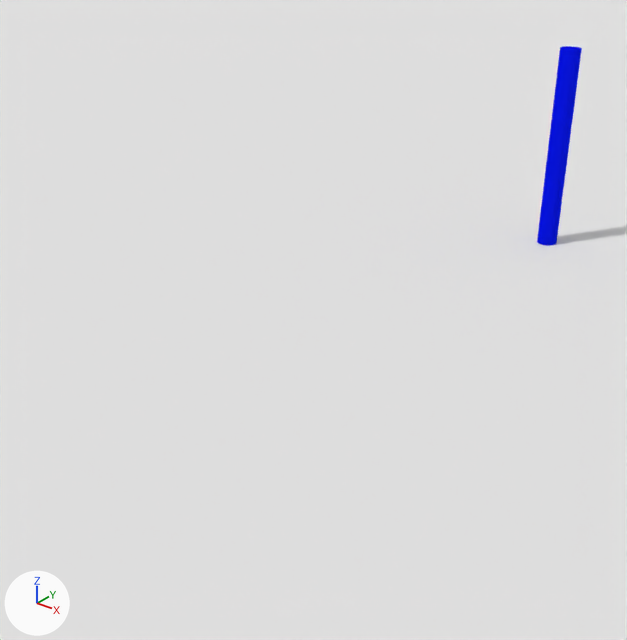
The Blender file warren_proto.blend as it was, and as the next commit left it.
One viewpoint serves both versions: a camera (50 mm lens) standing at (34.8, -13.1, 32.9) and looking at (-4.8, 36.5, 2.2). Lighting does not change. The marker at lower left points along +X, +Y and +Z.
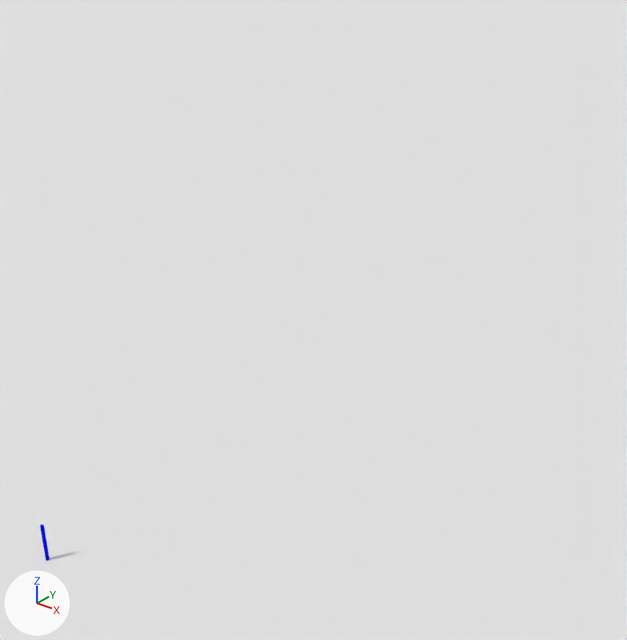
Where the newer file only moved an object's origin or applied its transform, the numbers keep the older frame.

The change, as JSON lines over the scene's bpy script:
```json
{"op": "set", "path": "ob_cylinder.location", "old": "(0.0, 70.0, 0.0)", "new": "(0.0, 7.0, 0.0)"}
{"op": "set", "path": "ob_cylinder.scale", "old": "(1.0, 1.0, 20.0)", "new": "(0.1, 0.1, 2.5)"}
```

Changed parts and their boxes [x1, y1, x2, y2] in the pictures (627 x 640 px):
```json
{"object": "Cylinder", "change": "moved, rescaled", "before": [537, 46, 582, 246], "after": [40, 524, 49, 561]}
```
